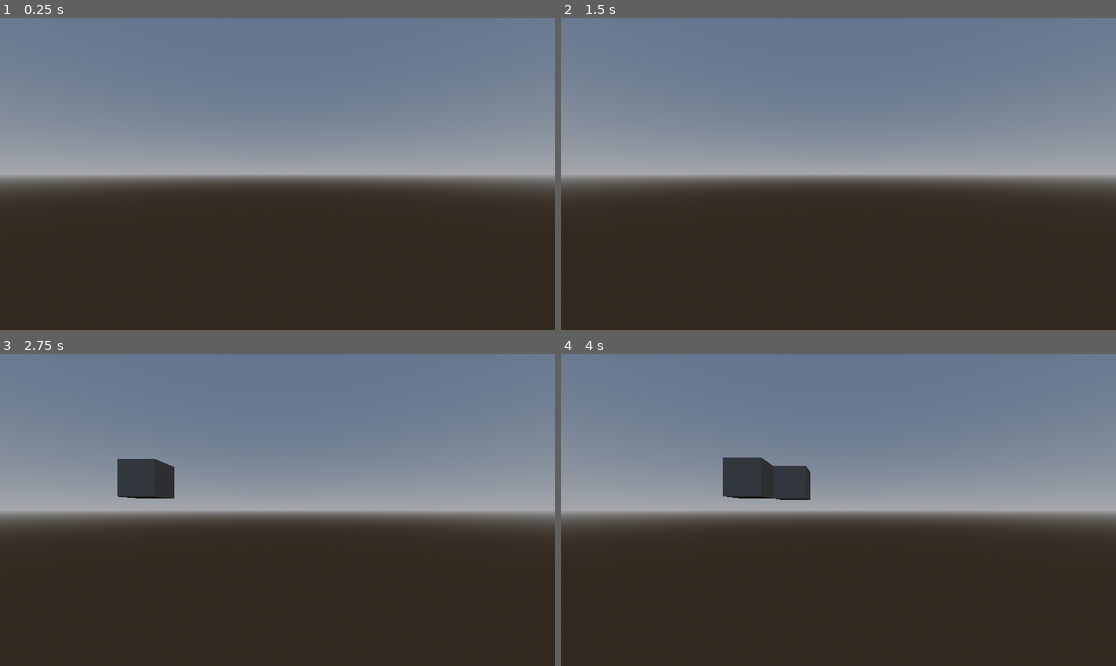
Above: before the commit, frames 1-4 (two rows, left to right).
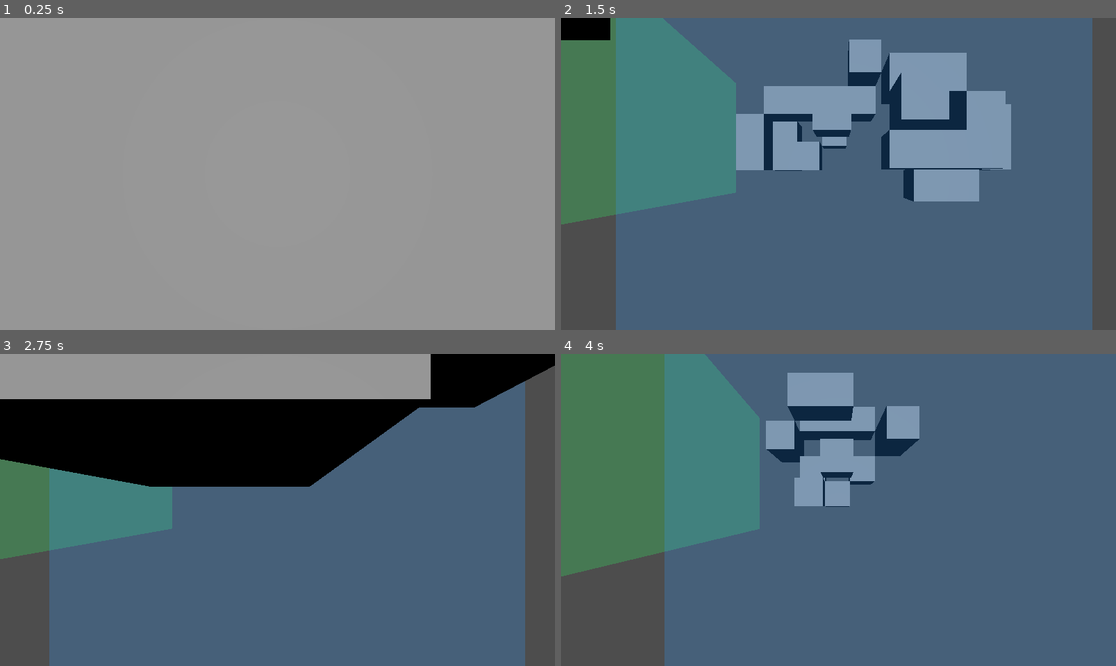
Above: after the commit, the same moments.

Repository: andre-felipe-wonsik-alves/3d-cellular-automata
Game: Godot game, scene res://scenes/root.tscn
The game is run twice, just before and just after one commit, with the same random seed, the same clock (stepped at 60 frames per second) and the same inputs. The project has no main scene, so this scene is started directly.
Inputs (mouse positions are in pixels of both pictures, inside the frame that each line leads up to):
- Up to frame 1 (0.25 s): no input
- Up to frame 2 (1.5 s): tap Enter (ui_accept) at 0.5, 0.77, 0.8, 1.07, 1.25, 1.35 s; move the mouse to (960, 158) at 0.52 s; hold D (move_right) 0.53-1.28 s; hold Space (ui_select) 0.53-1.28 s; click (960, 158) at 0.67 s; move the mouse to (727, 189) at 1.27 s; hold S (move_backward) from 1.28 s (still down); click (727, 189) at 1.42 s
- Up to frame 3 (2.75 s): tap Enter (ui_accept) at 1.52, 1.82 s; tap Space (ui_select) at 1.55 s; move the mouse to (333, 441) at 2.02 s; release S (move_backward) at 2.03 s; hold D (move_right) from 2.03 s (still down); hold Enter (ui_accept) from 2.03 s (still down); right-click (333, 441) at 2.1 s; click (333, 441) at 2.17 s
- Up to frame 4 (4 s): move the mouse to (810, 572) at 2.77 s; release D (move_right) at 2.78 s; release Enter (ui_accept) at 2.78 s; hold W (move_forward) 2.78-3.53 s; tap Space (ui_select) at 2.85 s; click (810, 572) at 2.92 s; tap Enter (ui_accept) at 3.02, 3.32, 3.77, 3.8 s; move the mouse to (1005, 556) at 3.52 s; hold A (move_left) from 3.53 s (still down); hold Shift from 3.53 s (still down); click (1005, 556) at 3.67 s

The runs differ from the first frame. In frame 1, 82% of the frame differs, in the area x 0-100%, y 0-100%; in frame 2, 96%; in frame 3, 100%; in frame 4, 99%.

Commit message:
update: Conways GOL básico e implementação MVP

Diff:
--- a/src/project.godot
+++ b/src/project.godot
@@ -52,6 +52,6 @@
 }
 move_camera={
 "deadzone": 0.2,
-"events": [Object(InputEventMouseButton,"resource_local_to_s …(115 unchanged characters)… alse,"meta_pressed":false,"button_mask":0,"position":Vector2(0, 0),"global_position":Vector2(0, 0),"factor":1.0,"button_index":2,"canceled":false,"pressed":false,"double_click":false,"script":null)
+"events": [Object(InputEventMouseButton,"resource_local_to_s …(115 unchanged characters)… alse,"meta_pressed":false,"button_mask":2,"position":Vector2(267, 24),"global_position":Vector2(276, 72),"factor":1.0,"button_index":2,"canceled":false,"pressed":true,"double_click":false,"script":null)
 ]
 }
--- a/src/scenes/cube.tscn
+++ b/src/scenes/cube.tscn
@@ -1,8 +1,11 @@
-[gd_scene load_steps=2 format=3 uid="uid://fl1rsvgyxi4d"]
+[gd_scene load_steps=3 format=3 uid="uid://fl1rsvgyxi4d"]
+
+[ext_resource type="Script" uid="uid://bsm52ahywcq5v" path="res://scripts/cell.gd" id="1_7ufek"]
 
 [sub_resource type="BoxMesh" id="BoxMesh_5rbgv"]
 
 [node name="Cube" type="Node3D"]
+script = ExtResource("1_7ufek")
 
 [node name="MeshInstance3D" type="MeshInstance3D" parent="."]
 mesh = SubResource("BoxMesh_5rbgv")
--- a/src/scenes/root.tscn
+++ b/src/scenes/root.tscn
@@ -1,24 +1,19 @@
-[gd_scene load_steps=6 format=3 uid="uid://begej7of78u6y"]
+[gd_scene load_steps=4 format=3 uid="uid://begej7of78u6y"]
 
 [ext_resource type="Script" uid="uid://ccy78ottotsjm" path="res://scripts/root.gd" id="1_j5px3"]
 [ext_resource type="Script" uid="uid://26mrdjrb3rx7" path="res://scripts/movement.gd" id="2_twpsu"]
 
-[sub_resource type="ProceduralSkyMaterial" id="ProceduralSkyMaterial_twpsu"]
-
-[sub_resource type="Sky" id="Sky_lrqlo"]
-sky_material = SubResource("ProceduralSkyMaterial_twpsu")
-
 [sub_resource type="Environment" id="Environment_sqa0i"]
 background_mode = 2
-sky = SubResource("Sky_lrqlo")
 
 [node name="root" type="Node3D"]
 script = ExtResource("1_j5px3")
-spawn_height = 1.0
 
 [node name="Camera3D" type="Camera3D" parent="."]
-transform = Transform3D(1, 0, 0, 0, 1, 0, 0, 0, 1, -1.1920929e-07, 0.14588666, 2.268723)
+transform = Transform3D(1, 0, 0, 0, 1, 0, 0, 0, 1, -0.4522587, 0.8536904, 4.143507)
 script = ExtResource("2_twpsu")
 
 [node name="WorldEnvironment" type="WorldEnvironment" parent="."]
 environment = SubResource("Environment_sqa0i")
+
+[node name="DirectionalLight3D" type="DirectionalLight3D" parent="."]
--- /dev/null
+++ b/src/scripts/cell.gd
@@ -0,0 +1 @@
+extends Node3D
--- a/src/scripts/root.gd
+++ b/src/scripts/root.gd
@@ -1,68 +1,236 @@
 extends Node3D
 
-const CUBE = preload("uid://fl1rsvgyxi4d")
-
-@export var cells_per_side: int = 10      # Quantidade de células por lado (ex: 10x10)
-@export var cell_size: float = 1.0        # Tamanho de cada célula (deixe igual ao tamanho do cubo)
-@export var spawn_height: float = 0.5     # Altura em Y onde o cubo será instanciado
+const CUBE = preload("uid://fl1rsvgyxi4d") # Cena do cubo
+
+@export var cells_per_side: int = 10      # Células em X e Z
+@export var cells_y: int = 5              # Células em Y (altura)
+@export var cell_size: float = 1.0        # Tamanho de cada célula
+@export var base_y: float = 0.0           # Altura do "piso"
+
+@export var floor_color: Color = Color(0.2, 0.6, 1.0, 0.25)      # chão (XZ)
+@export var wall_color: Color = Color(1.0, 0.5, 0.2, 0.25)       # parede fundo (XY)
+@export var left_wall_color: Color = Color(0.2, 1.0, 0.4, 0.25)  # parede esquerda (YZ)
+
+@export_category("CA - Regras e Execução")
+@export var step_interval: float = 0.25            # tempo entre steps (se auto_run = true)
+@export_range(0.0, 1.0, 0.01)
+var initial_alive_chance: float = 0.25             # densidade inicial
+
+@export var birth_min: int = 5
+@export var birth_max: int = 5
+@export var survive_min: int = 4
+@export var survive_max: int = 5
+
+@export var wrap_edges: bool = false               # borda com wrap ou limites duros
+@export var auto_run: bool = true                  # roda sozinho no _process
 
 var rng := RandomNumberGenerator.new()
-var occupied_cells: = {}  # Armazena quais células já estão ocupadas (chave: Vector2i)
+
+# grid[x][y][z] = bool (estado atual)
+var grid: Array = []
+var next_grid: Array = []
+
+# Mapa posição discreta -> instância do cubo
+var cubes: Dictionary[Vector3i, Node3D] = {}
+
+var time_accum: float = 0.0
+
 
 func _ready() -> void:
 	rng.randomize()
-	_create_area_visual()
+	_create_bounds()
+	_create_cells()
+	randomize_grid()
+
 
 func _process(delta: float) -> void:
-	if Input.is_action_just_pressed("ui_select"):
-		spawn_cube()
-
-func spawn_cube() -> void:
-	var total_cells := cells_per_side * cells_per_side
-	if occupied_cells.size() >= total_cells:
-		print("Nenhuma célula livre disponível.")
+	if not auto_run:
 		return
 
-	var cell := Vector2i.ZERO
-
-	# Sorteia até achar uma célula vazia
-	while true:
-		var x_index = rng.randi_range(0, cells_per_side - 1)
-		var z_index = rng.randi_range(0, cells_per_side - 1)
-		cell = Vector2i(x_index, z_index)
-		if not occupied_cells.has(cell):
-			break
-
-	# Marca célula como ocupada
-	occupied_cells[cell] = true
-
-	# Converte o índice da célula para posição no mundo (grid centralizada)
-	var area_size = cells_per_side * cell_size
-	var half = area_size * 0.5
-
-	var world_x = -half + cell_size * 0.5 + float(cell.x) * cell_size
-	var world_z = -half + cell_size * 0.5 + float(cell.y) * cell_size
-
-	var cubo = CUBE.instantiate()
-	cubo.position = Vector3(world_x, spawn_height, world_z)
-	add_child(cubo)
-
-func _create_area_visual() -> void:
-	var area_size = cells_per_side * cell_size
-
-	var plane := MeshInstance3D.new()
-	var mesh := PlaneMesh.new()
-	mesh.size = Vector2(area_size, area_size)
-	plane.mesh = mesh
-
-	var mat := StandardMaterial3D.new()
-	mat.albedo_color = Color(0.2, 0.6, 1.0, 0.25) # Azul clarinho semi-transparente
-	mat.shading_mode = BaseMaterial3D.SHADING_MODE_UNSHADED
-	mat.transparency = BaseMaterial3D.TRANSPARENCY_ALPHA
-
-	plane.material_override = mat
-
-	# Centralizado na origem, levemente abaixo da altura de spawn
-	plane.position = Vector3(0.0, spawn_height - 0.01, 0.0)
-
-	add_child(plane)
+	time_accum += delta
+	if time_accum >= step_interval:
+		time_accum = 0.0
+		step_automaton()
+
+
+func _unhandled_input(event: InputEvent) -> void:
+	# Espaço: um passo manual
+	if event.is_action_pressed("ui_accept"):
+		step_automaton()
+	# Enter (ou o que você mapear em "ui_select"): randomiza o grid
+	if event.is_action_pressed("ui_select"):
+		randomize_grid()
+
+func _create_cells() -> void:
+	grid.clear()
+	next_grid.clear()
+	cubes.clear()
+
+	grid.resize(cells_per_side)
+	next_grid.resize(cells_per_side)
+
+	for x in range(cells_per_side):
+		grid[x] = []
+		next_grid[x] = []
+		for y in range(cells_y):
+			grid[x].append([])
+			next_grid[x].append([])
+			for z in range(cells_per_side):
+				grid[x][y].append(false)
+				next_grid[x][y].append(false)
+
+				var cube: Node3D = CUBE.instantiate()
+				cube.position = cell_to_world_pos(x, y, z)
+				add_child(cube)
+
+				var key := Vector3i(x, y, z)
+				cubes[key] = cube
+
+
+func _create_bounds() -> void:
+	var side_size := float(cells_per_side) * cell_size
+	var height_size := float(cells_y) * cell_size
+	var half := side_size * 0.5
+	var eps := 0.01
+
+	# Chão (plano XZ)
+	var floor := MeshInstance3D.new()
+	var floor_mesh := PlaneMesh.new()
+	floor_mesh.size = Vector2(side_size, side_size)
+	floor.mesh = floor_mesh
+
+	var floor_mat := StandardMaterial3D.new()
+	floor_mat.albedo_color = floor_color
+	floor_mat.shading_mode = BaseMaterial3D.SHADING_MODE_UNSHADED
+	floor_mat.transparency = BaseMaterial3D.TRANSPARENCY_ALPHA
+	floor_mat.cull_mode = BaseMaterial3D.CULL_DISABLED
+	floor.material_override = floor_mat
+
+	floor.rotation_degrees = Vector3(-90.0, 0.0, 0.0)
+	floor.position = Vector3(0.0, base_y - eps, 0.0)
+	add_child(floor)
+
+	# Parede de fundo (XY) em Z+
+	var back_wall := MeshInstance3D.new()
+	var back_mesh := PlaneMesh.new()
+	back_mesh.size = Vector2(side_size, height_size)
+	back_wall.mesh = back_mesh
+
+	var back_mat := StandardMaterial3D.new()
+	back_mat.albedo_color = wall_color
+	back_mat.shading_mode = BaseMaterial3D.SHADING_MODE_UNSHADED
+	back_mat.transparency = BaseMaterial3D.TRANSPARENCY_ALPHA
+	back_mat.cull_mode = BaseMaterial3D.CULL_DISABLED
+	back_wall.material_override = back_mat
+
+	back_wall.position = Vector3(0.0, base_y + height_size * 0.5, half + eps)
+	add_child(back_wall)
+
+	# Parede esquerda (YZ) em X-
+	var left_wall := MeshInstance3D.new()
+	var left_mesh := PlaneMesh.new()
+	left_mesh.size = Vector2(height_size, side_size)
+	left_wall.mesh = left_mesh
+
+	var left_mat := StandardMaterial3D.new()
+	left_mat.albedo_color = left_wall_color
+	left_mat.shading_mode = BaseMaterial3D.SHADING_MODE_UNSHADED
+	left_mat.transparency = BaseMaterial3D.TRANSPARENCY_ALPHA
+	left_mat.cull_mode = BaseMaterial3D.CULL_DISABLED
+	left_wall.material_override = left_mat
+
+	# Plane padrão é XZ; rotacionamos para YZ
+	left_wall.rotation_degrees = Vector3(0.0, 0.0, -90.0)
+	left_wall.position = Vector3(-half - eps, base_y + height_size * 0.5, 0.0)
+	add_child(left_wall)
+
+
+# =========================
+#  Conversão de coordenadas
+# =========================
+
+func cell_to_world_pos(x: int, y: int, z: int) -> Vector3:
+	var offset_x := (x - (cells_per_side / 2.0) + 0.5) * cell_size
+	var offset_y := base_y + (y + 0.5) * cell_size
+	var offset_z := (z - (cells_per_side / 2.0) + 0.5) * cell_size
+	return Vector3(offset_x, offset_y, offset_z)
+
+
+# =========================
+#  Lógica da Cellular Automata
+# =========================
+
+func randomize_grid() -> void:
+	for x in range(cells_per_side):
+		for y in range(cells_y):
+			for z in range(cells_per_side):
+				var alive := rng.randf() < initial_alive_chance
+				grid[x][y][z] = alive
+				_apply_cell_visual(x, y, z, alive)
+
+
+func step_automaton() -> void:
+	# Calcula próxima geração
+	for x in range(cells_per_side):
+		for y in range(cells_y):
+			for z in range(cells_per_side):
+				var alive: bool = grid[x][y][z]
+				var neighbors: int = count_neighbors(x, y, z)
+
+				var next_alive := false
+				if alive:
+					if neighbors >= survive_min and neighbors <= survive_max:
+						next_alive = true
+				else:
+					if neighbors >= birth_min and neighbors <= birth_max:
+						next_alive = true
+
+				next_grid[x][y][z] = next_alive
+
+	# Aplica resultado e atualiza visual
+	for x in range(cells_per_side):
+		for y in range(cells_y):
+			for z in range(cells_per_side):
+				var alive : bool= next_grid[x][y][z]
+				grid[x][y][z] = alive
+				_apply_cell_visual(x, y, z, alive)
+
+
+func count_neighbors(x: int, y: int, z: int) -> int:
+	var count := 0
+	for dx in range(-1, 2):
+		for dy in range(-1, 2):
+			for dz in range(-1, 2):
+				if dx == 0 and dy == 0 and dz == 0:
+					continue
+
+				var nx := x + dx
+				var ny := y + dy
+				var nz := z + dz
+
+				if wrap_edges:
+					nx = (nx + cells_per_side) % cells_per_side
+					ny = (ny + cells_y) % cells_y
+					nz = (nz + cells_per_side) % cells_per_side
+					if grid[nx][ny][nz]:
+						count += 1
+				else:
+					if nx < 0 or nx >= cells_per_side:
+						continue
+					if ny < 0 or ny >= cells_y:
+						continue
+					if nz < 0 or nz >= cells_per_side:
+						continue
+					if grid[nx][ny][nz]:
+						count += 1
+
+	return count
+
+
+func _apply_cell_visual(x: int, y: int, z: int, alive: bool) -> void:
+	var key := Vector3i(x, y, z)
+	var cube := cubes.get(key) as Node3D
+	if cube == null:
+		return
+
+	cube.visible = alive
Not shown, added: src/scripts/cell.gd.uid
